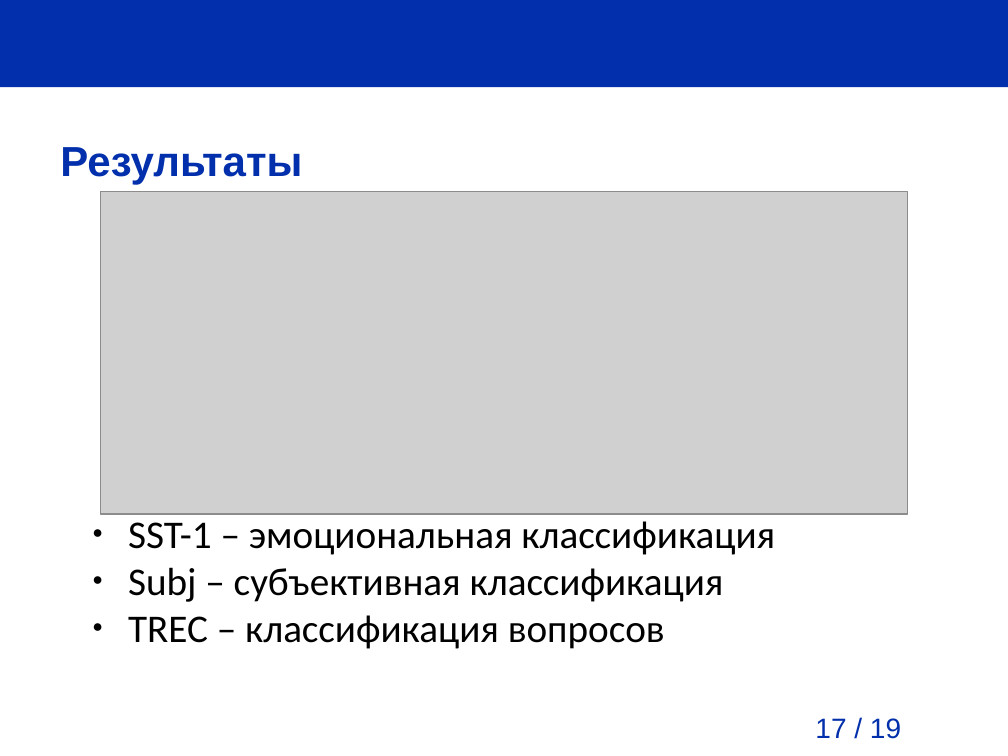
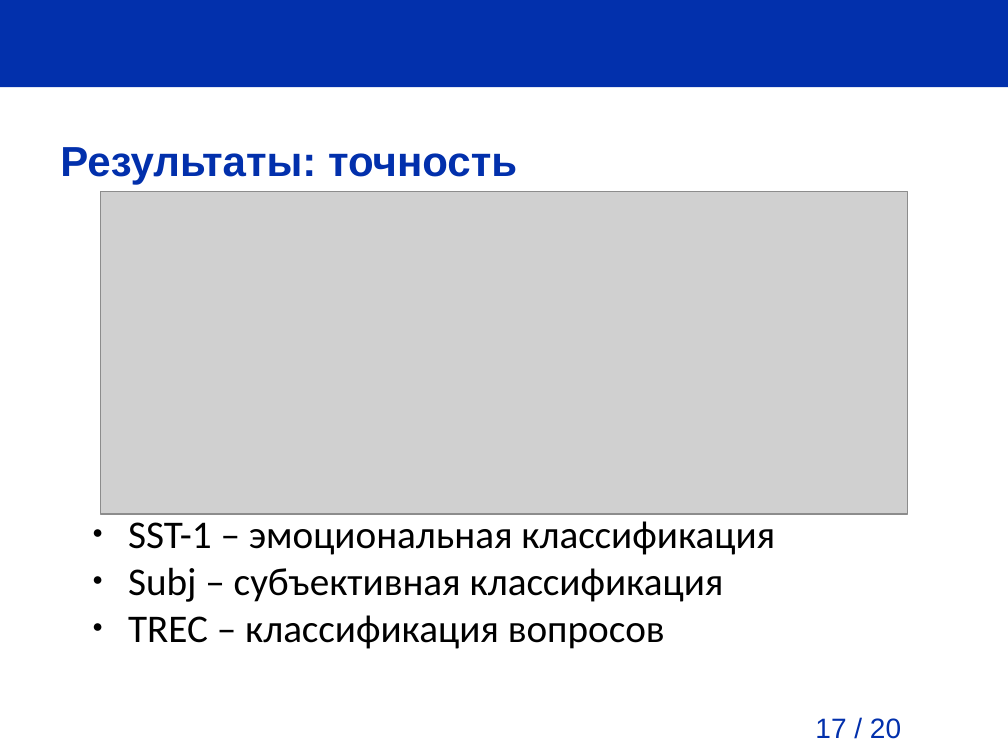
Before and after one commit to pva701/bachelor-thesis, a slide deck: slide 17 of presentation/presentation.odp. Drawn at 1008x756 pixels with LibreOffice and Linux fonts; fonts in the diff are those of the drawing; grey boxes stand for pictures; background and template pictures are left out. Boxes give left, top, right and bottom in pixels: in the first picture for what was removed or moved away, otherwise in the second. Text is boxed around its words. In the diff, an @@ line names an element or a change of style, - is before the commit and + after.

```diff
--- a/presentation/presentation.odp
+++ b/presentation/presentation.odp
@@ title at box(60, 147, 517, 184): text changed @@
-Результаты
+Результаты: точность
@@ page number at box(815, 718, 901, 739): text changed @@
-17 / 19
+17 / 20
```
Also in this commit, not shown: 1 slide added, 13 other files.
